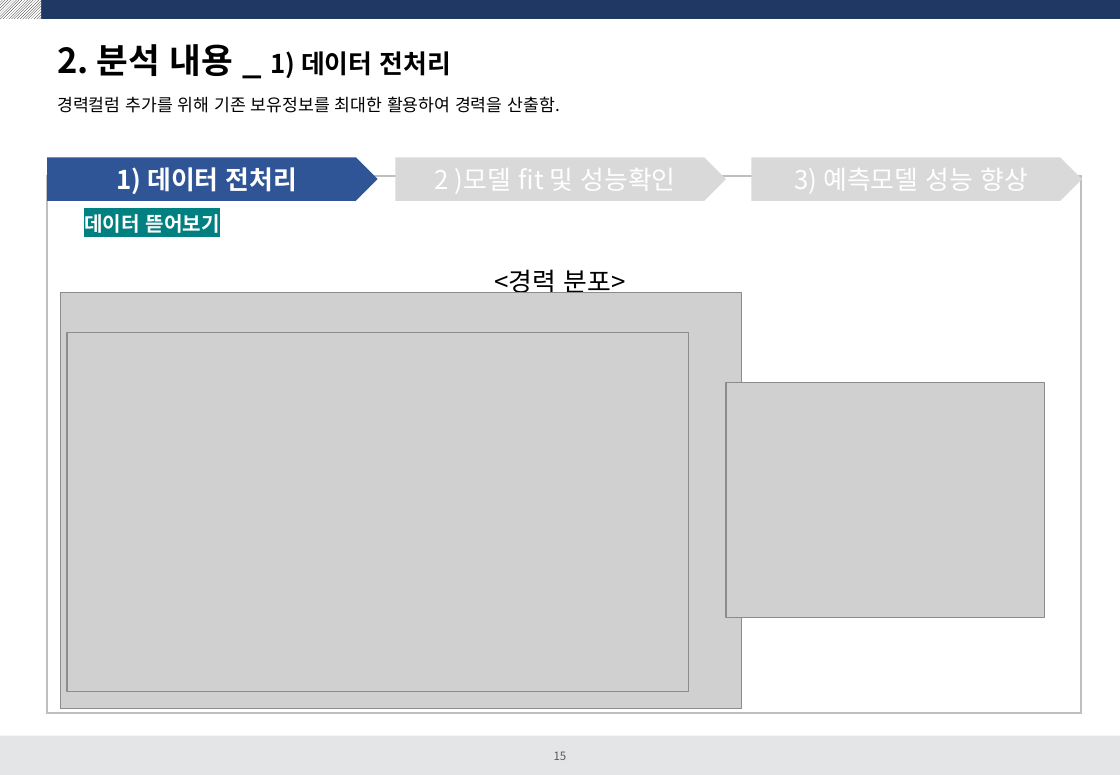
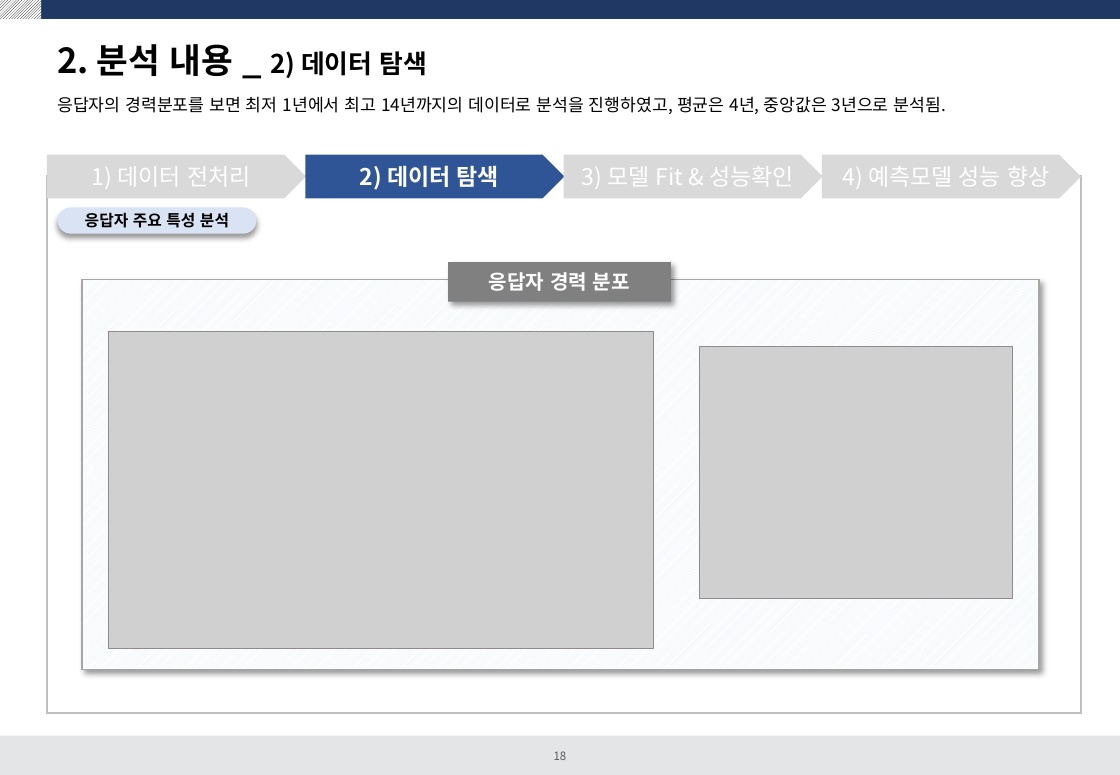
Before and after one commit to dss-14th/Regression_3_project, a slide deck: slide 18 of 여성임금 예측프로젝트.pptx (slide 15 before the commit). Drawn at 1120x775 pixels with LibreOffice and Linux fonts; fonts in the diff are those of the drawing; grey boxes stand for pictures. Boxes give left, top, right and bottom in pixels: in the first picture for what was removed or moved away, otherwise in the second. Text is boxed around its words. In the diff, an @@ line names an element or a change of style, - is before the commit and + after.

```diff
--- a/여성임금 예측프로젝트.pptx
+++ b/여성임금 예측프로젝트.pptx
@@ title at [57, 44, 428, 78]: text changed; size 18 to 24 pt @@
-2. 분석 내용 _ 1) 데이터 전처리
+2. 분석 내용 _ 2) 데이터 탐색
@@ text at [57, 96, 946, 114]: text changed @@
-경력컬럼 추가를 위해 기존 보유정보를 최대한 활용하여 경력을 산출함.
+응답자의 경력분포를 보면 최저 1년에서 최고 14년까지의 데이터로 분석을 진행하였고, 평균은 4년, 중앙값은 3년으로 분석됨.
@@ pentagon arrow "1) 데이터 전처리": place and size @@
-pentagon arrow "1) 데이터 전처리" at [47, 157, 377, 201]
+pentagon arrow "1) 데이터 전처리" at [47, 155, 306, 199]
@@ pentagon arrow "1) 데이터 전처리" at [47, 155, 306, 199]: size 18 to 16 pt, bold off; fill #2F5597 to #D9D9D9 @@
@@ pentagon arrow added at [305, 155, 565, 199], fill #2F5597, 16 pt, text #FFFFFF, bold @@
+2) 데이터 탐색
@@ pentagon arrow "3) 모델 Fit & 성능확인": place and size @@
-pentagon arrow "3) 모델 Fit & 성능확인" at [395, 157, 726, 201]
+pentagon arrow "3) 모델 Fit & 성능확인" at [564, 155, 823, 199]
@@ text in pentagon arrow at [582, 159, 793, 192]: text changed; size 18 to 16 pt @@
-2 )모델 fit 및 성능확인
+3) 모델 Fit & 성능확인
@@ pentagon arrow "4) 예측모델 성능 향상": place and size @@
-pentagon arrow "4) 예측모델 성능 향상" at [752, 157, 1083, 201]
+pentagon arrow "4) 예측모델 성능 향상" at [822, 155, 1082, 199]
@@ text in pentagon arrow at [842, 159, 1049, 192]: text changed; size 18 to 16 pt @@
-3) 예측모델 성능 향상
+4) 예측모델 성능 향상
@@ rounded rectangle added at [58, 208, 256, 234], fill #DAE3F3, 11 pt, text #000000, bold @@
+응답자 주요 특성 분석
@@ text removed at [84, 214, 220, 233] @@
-데이터 뜯어보기
@@ rectangle "응답자 경력 분포": place and size @@
-rectangle "응답자 경력 분포" at [494, 269, 626, 297]
+rectangle "응답자 경력 분포" at [448, 263, 671, 302]
@@ rectangle "응답자 경력 분포" at [448, 263, 671, 302]: vertical alignment top to middle; fill none to #808080; shadow on @@
@@ picture removed at [60, 293, 743, 709] @@
@@ rectangle added at [83, 279, 1040, 669], fill pattern #DEEBF7 on #FFFFFF, outline #A6A6A6 1 pt @@
@@ text in rectangle at [489, 272, 630, 291]: text changed; size 18 to 14 pt; text colour #000000 to #FFFFFF; bold on @@
-<경력 분포>
+응답자 경력 분포
@@ picture: place and size @@
-picture at [67, 333, 689, 692]
+picture at [109, 332, 654, 648]
@@ picture: place and size @@
-picture at [726, 383, 1045, 617]
+picture at [700, 346, 1013, 599]
@@ page number at [554, 751, 567, 760]: text changed @@
-15
+18
```
Also in this commit, not shown: 13 other slides changed, 27 slides added, 8 slides removed, 6 other files.
